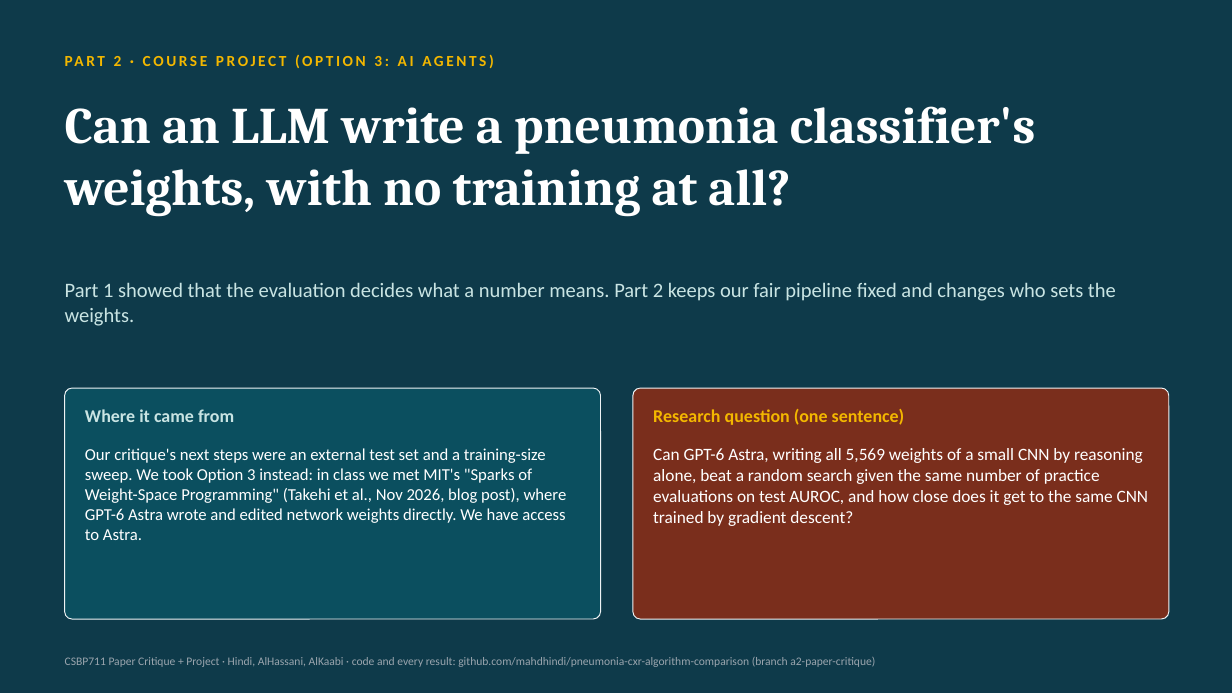
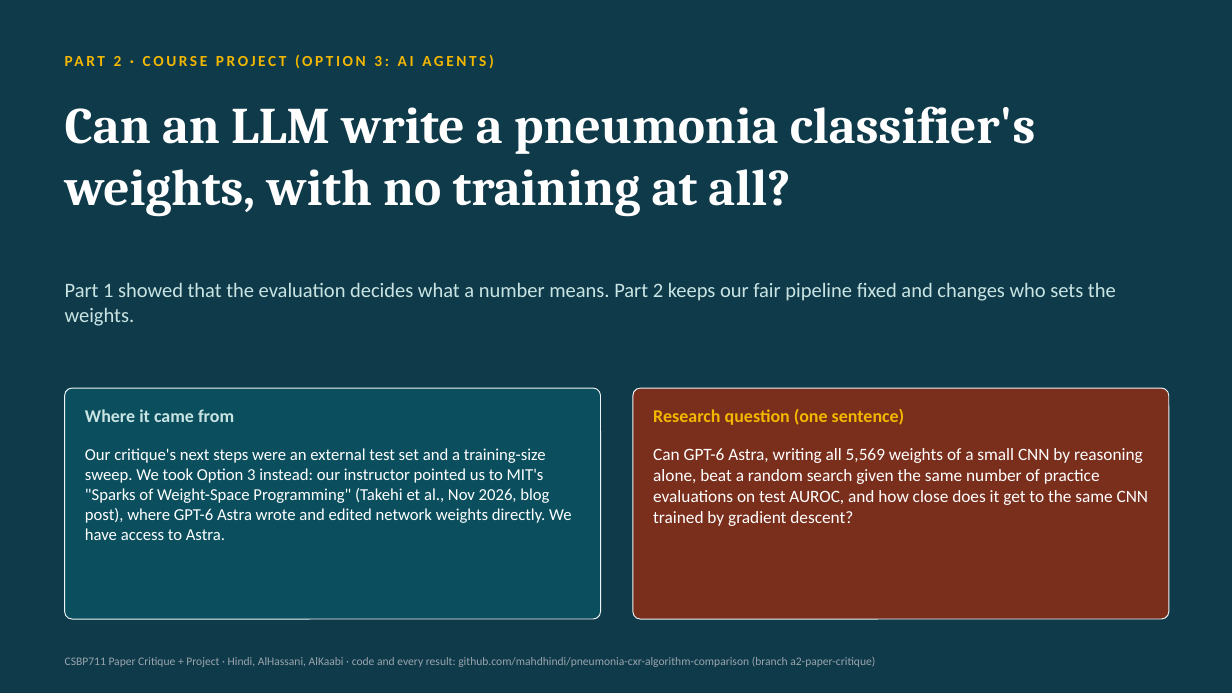
Before and after one commit to mahdhindi/pneumonia-cxr-algorithm-comparison, a slide deck: slide 14 of slides/CSBP711_Critique_Project_slides.pptx. Drawn at 1232x693 pixels with LibreOffice and Linux fonts; fonts in the diff are those of the drawing. Boxes give left, top, right and bottom in pixels: in the first picture for what was removed or moved away, otherwise in the second. Text is boxed around its words. In the diff, an @@ line names an element or a change of style, - is before the commit and + after.

```diff
--- a/slides/CSBP711_Critique_Project_slides.pptx
+++ b/slides/CSBP711_Critique_Project_slides.pptx
@@ text at (85, 448, 571, 540): text changed @@
-Our critique's next steps were an external test set and a training-size sweep. We took Option 3 instead: in class we met MIT's "Sparks of Weight-Space Programming" (Takehi et al., Nov 2026, blog post), where GPT-6 Astra wrote and edited network weights directly. We have access to Astra.
+Our critique's next steps were an external test set and a training-size sweep. We took Option 3 instead: our instructor pointed us to MIT's "Sparks of Weight-Space Programming" (Takehi et al., Nov 2026, blog post), where GPT-6 Astra wrote and edited network weights directly. We have access to Astra.
```
Also in this commit, not shown: 2 other slides changed, 3 slides added, 2 other files.
